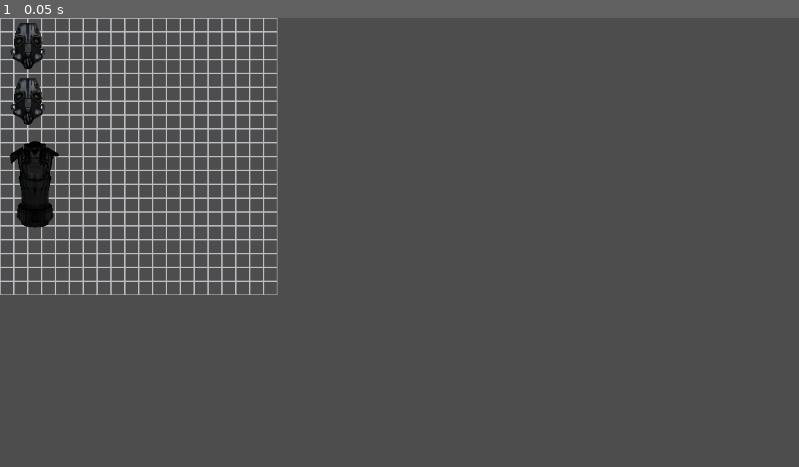
Above: before the commit, frame 1.
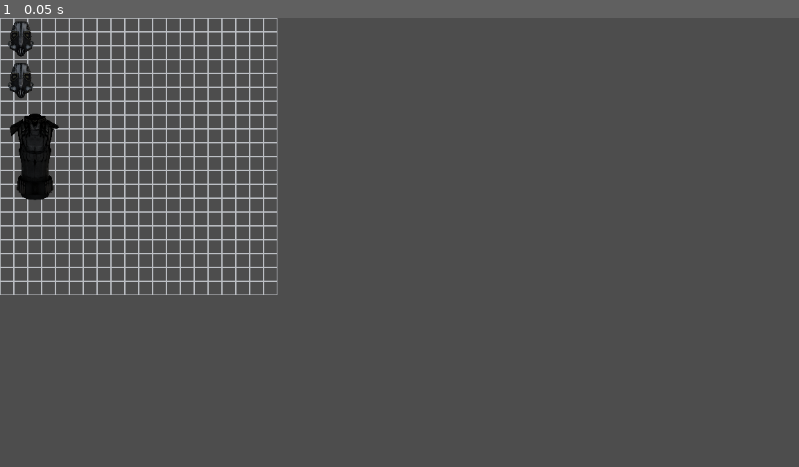
Above: after the commit, the same moment.

Repository: splitho/loxyrak
Game: Godot game, scene res://inv_main.tscn
Two runs of this game, one before a commit and one after it. Both use one fixed random seed, a clock stepped at 60 frames per second and the inputs below. The project has no main scene, so this scene is started directly.
Inputs:
- Up to frame 1 (0.05 s): no input

The runs differ from the first frame. In frame 1, 1.2% of the frame differs, in the area x 1-8%, y 0-47%.

Commit message:
Add files via upload

Diff:
--- a/gas_mask.tres
+++ b/gas_mask.tres
@@ -7,4 +7,4 @@
 script = ExtResource("2_20i4h")
 item_name = "Gas Mask"
 item_icon = ExtResource("1_mec81")
-item_size = Vector2(4, 4)
+item_size = Vector2(3, 3)
--- a/inv_item_entity.tscn
+++ b/inv_item_entity.tscn
@@ -7,6 +7,8 @@
 anchors_preset = 15
 anchor_right = 1.0
 anchor_bottom = 1.0
+offset_right = -1112.0
+offset_bottom = -608.0
 grow_horizontal = 2
 grow_vertical = 2
 script = ExtResource("1_fee4c")
@@ -15,11 +17,17 @@
 
 [node name="inv_item_entity_icon" type="TextureRect" parent="."]
 layout_mode = 1
-offset_right = 40.0
-offset_bottom = 80.0
+anchors_preset = 15
+anchor_right = 1.0
+anchor_bottom = 1.0
+grow_horizontal = 2
+grow_vertical = 2
 expand_mode = 1
 
 [node name="inv_item_entity_amount" type="Label" parent="."]
 layout_mode = 1
-offset_right = 40.0
-offset_bottom = 23.0
+anchors_preset = 15
+anchor_right = 1.0
+anchor_bottom = 1.0
+grow_horizontal = 2
+grow_vertical = 2
--- a/inv_main.gd
+++ b/inv_main.gd
@@ -2,11 +2,12 @@
 
 @export var inv_grid_visual : TextureRect
 @export var inv_item_entity_scene : PackedScene
-@export var item_entities : Control
+@export var inv_item_entities : Control
+@export var inv_item_preview : TextureRect
 var inv_slots : Dictionary = {}
 var inv_size = Vector2(20, 20)
 var inv_cell_size = 20
-@export var active : bool = false
+@export var active : bool = true
 var cur_held_item_entity = null
 #y = height
 #x = length
@@ -22,7 +23,9 @@
 		return
 	if Input.is_action_pressed("left_click"):
 		if cur_held_item_entity != null:
-			pass #move preview under mouse
+			inv_item_preview.texture = cur_held_item_entity.inv_item_entity_icon.texture
+			inv_item_preview.visible = true
+			inv_item_preview.position = get_viewport().get_mouse_position()
 	if Input.is_action_just_released("left_click"):
 		if cur_held_item_entity != null:
 			if is_mouse_over_inv():
@@ -32,11 +35,12 @@
 			#if is_mouse_over_equip
 			#else: throw on ground
 			cur_held_item_entity == null
+			inv_item_preview.visible = false
 	if Input.is_action_just_pressed("left_click"):
 		if is_mouse_over_inv():
-			var inv_slot_under_mouse = find_inv_slot_under_mouse()
-			if inv_slot_under_mouse != null:
-				cur_held_item_entity = inv_slots[inv_slot_under_mouse]["item_entity"]
+			var item_entity_under_mouse = is_mouse_over_item_entities()
+			if item_entity_under_mouse != null:
+				print(str(item_entity_under_mouse))
 
 func create_inv_slots():
 	inv_grid_visual.size.y = inv_size.y * inv_cell_size
@@ -51,12 +55,12 @@
 	inv_item_entity_instance.db_item_id = db_item_id
 	inv_item_entity_instance.item_size = db_item_ref.item_size
 	inv_item_entity_instance.inv_item_entity_icon.texture = db_item_ref.item_icon
-	inv_item_entity_instance.inv_item_entity_icon.size = inv_cell_size * db_item_ref.item_size
 	var available_slot = find_next_available_slot(inv_item_entity_instance)
 	if available_slot != null:
 		inv_item_entity_instance.item_position = available_slot
-		item_entities.add_child(inv_item_entity_instance)
-		#inv_grid_visual.add_child(inv_item_entity_instance)
+		inv_item_entities.add_child(inv_item_entity_instance)
+		inv_item_entity_instance.size.x = (inv_cell_size * db_item_ref.item_size.x)
+		inv_item_entity_instance.size.y = (inv_cell_size * db_item_ref.item_size.y)
 		add_item_to_slots(available_slot, inv_item_entity_instance, db_item_ref.item_size)
 		inv_item_entity_instance.position = available_slot * 20
 
@@ -71,11 +75,18 @@
 
 func is_mouse_over_inv():
 	var mouse_position = get_viewport().get_mouse_position()
-	var inv_rect = Rect2(inv_grid_visual.position, Vector2(inv_size.x * inv_cell_size,inv_size.y * inv_cell_size))
+	var inv_rect = Rect2(inv_grid_visual.position, inv_size * inv_cell_size)
 	if inv_rect.has_point(mouse_position):
 		return true
 	else:
 		return false
+
+func is_mouse_over_item_entities():
+	var mouse_position = get_viewport().get_mouse_position()
+	for item_entity in inv_item_entities.get_children():
+		var rect = Rect2(item_entity.position, item_entity.size)
+		if rect.has_point(mouse_position):
+			return item_entity
 
 func find_next_available_slot(item_entity):
 	for x in range(inv_size.x):
@@ -85,9 +96,9 @@
 					return Vector2(x, y)
 
 func can_item_fit(inv_slot_under_mouse, item_entity):
-	for x in range(inv_slot_under_mouse.x, inv_slot_under_mouse.x +  item_entity.size.x):
-		for y in range(inv_slot_under_mouse.y, inv_slot_under_mouse.y +  item_entity.size.y):
-			if !inv_slots[Vector2(x, y)] == null:
+	for x in range(inv_slot_under_mouse.x, inv_slot_under_mouse.x +  item_entity.item_size.x):
+		for y in range(inv_slot_under_mouse.y, inv_slot_under_mouse.y +  item_entity.item_size.y):
+			if inv_slots[Vector2(x, y)] != null:
 				return false
 	return true
 
--- a/inv_main.tscn
+++ b/inv_main.tscn
@@ -4,7 +4,7 @@
 [ext_resource type="Texture2D" uid="uid://bpub0351a6ry5" path="res://Untitled.png" id="1_nnxti"]
 [ext_resource type="PackedScene" uid="uid://cb5droatc54n7" path="res://inv_item_entity.tscn" id="2_xvqxu"]
 
-[node name="inv_main" type="Control" node_paths=PackedStringArray("inv_grid_visual", "item_entities")]
+[node name="inv_main" type="Control" node_paths=PackedStringArray("inv_grid_visual", "inv_item_entities")]
 layout_mode = 3
 anchors_preset = 15
 anchor_right = 1.0
@@ -14,7 +14,7 @@
 script = ExtResource("1_c4awm")
 inv_grid_visual = NodePath("inv_grid_visual")
 inv_item_entity_scene = ExtResource("2_xvqxu")
-item_entities = NodePath("item_entities")
+inv_item_entities = NodePath("inv_item_entities")
 
 [node name="inv_grid_visual" type="TextureRect" parent="."]
 layout_mode = 0
@@ -23,7 +23,13 @@
 texture = ExtResource("1_nnxti")
 stretch_mode = 1
 
-[node name="item_entities" type="Control" parent="."]
+[node name="inv_item_entities" type="Control" parent="."]
 anchors_preset = 0
 offset_right = 40.0
 offset_bottom = 40.0
+
+[node name="inv_item_preview" type="TextureRect" parent="."]
+layout_mode = 0
+offset_right = 40.0
+offset_bottom = 40.0
+expand_mode = 1
--- a/project.godot
+++ b/project.godot
@@ -12,6 +12,7 @@
 
 config/name="Inv"
 config/features=PackedStringArray("4.2", "Forward Plus")
+boot_splash/image="res://2024-03-15 08_25_40-inventory.tscn - Items - Godot Engine.png"
 config/icon="res://icon.svg"
 
 [autoload]
Binary file added: 2024-03-15 08_25_40-inventory.tscn - Items - Godot Engine.png
Not shown, added: 2024-03-15 08_25_40-inventory.tscn - Items - Godot Engine.png.import
